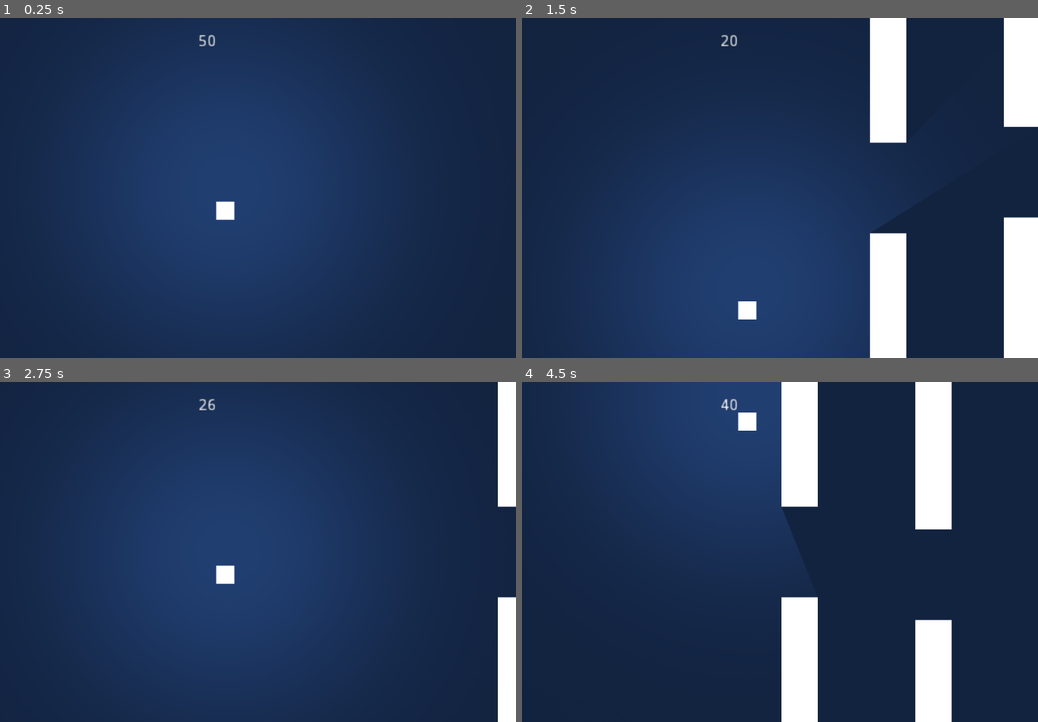
Above: before the commit, frames 1-4 (two rows, left to right).
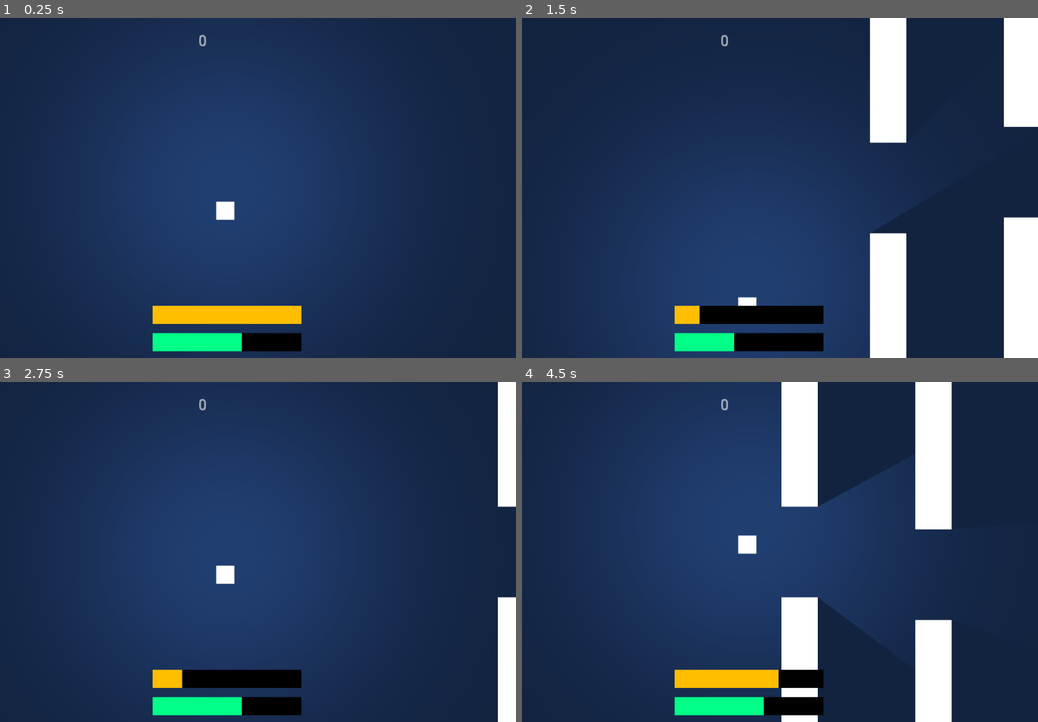
Above: after the commit, the same moments.

Repository: achgue/Flappy-Clone
Game: Godot game, scene res://World.tscn
Same seed, same stepped clock (60 frames per second), same inputs: the game is played once before the commit and once after it.
Inputs (mouse positions are in pixels of both pictures, inside the frame that each line leads up to):
- Up to frame 1 (0.25 s): no input
- Up to frame 2 (1.5 s): move the mouse to (872, 171) at 0.52 s; press the mouse at (872, 171) at 0.53 s; tap Space (FLAP) at 0.77, 0.8, 1.07, 1.35 s; move the mouse to (630, 205) at 1.27 s; release the mouse at (630, 205) at 1.28 s
- Up to frame 3 (2.75 s): tap Space (FLAP) at 1.52, 1.82, 2.3 s; click (108, 569) at 1.55 s; move the mouse to (283, 477) at 2.02 s; press the mouse at (283, 477) at 2.03 s
- Up to frame 4 (4.5 s): move the mouse to (718, 620) at 2.77 s; release the mouse at (718, 620) at 2.78 s; click (718, 620) at 2.85 s; tap Space (FLAP) at 3.02, 3.32, 3.6, 3.77, 4.07 s; move the mouse to (919, 603) at 3.52 s; move the mouse to (573, 501) at 4.27 s; click (573, 501) at 4.35 s

The runs differ from the first frame. In frame 1, 3.2% of the frame differs, in the area x 29-59%, y 4-99%; in frame 2, 3.3%; in frame 3, 3.2%; in frame 4, 15%, in the area x 27-72%, y 0-99%.

Commit message:
UI and Stats
UI and Stats adjustments

Diff:
--- a/Player/Player.gd
+++ b/Player/Player.gd
@@ -3,13 +3,16 @@
 
 const UP = Vector2(0,-1)
 const FLAP = 200
-const MAXFALLSPEED = 250
+const MAXFALLSPEED = 200
 const GRAVITY = 10
+
+var glideSpeed = 50
+var JUMPNUM = 3
 
 var Wall = preload("res://Walls/WallNode.tscn")
 
-var glideSpeed = 50
-var glideStamina = 50
+
+var glideStamina = 30
 var motion = Vector2()
 var score = 0
 
@@ -25,20 +28,28 @@
 		motion.y = MAXFALLSPEED
 
 	if Input.is_action_just_pressed("FLAP"):
-		motion.y = -FLAP
-		if glideStamina < 50:
+		if JUMPNUM > 0:
+			motion.y = -FLAP
+			JUMPNUM -= 1
+			$JumpSound.play()
+		if glideStamina < 30:
 			glideStamina += 5
-			if glideStamina > 50:
-				glideStamina = 50
-		print(position)
+			if glideStamina > 30:
+				glideStamina = 30
+
 
 	if Input.is_action_pressed("GLIDE"):
 		if glideStamina > 0:
 			motion.y = glideSpeed
+			JUMPNUM += 1
+			if JUMPNUM > 3:
+				JUMPNUM = 3
 			glideStamina -=1
 
 	motion = move_and_slide(motion, UP)
-	get_parent().get_parent().get_node("CanvasLayer/RichTextLabel").text = str(glideStamina)
+	get_parent().get_parent().get_node("CanvasLayer/RichTextLabel").text = str(score)
+	get_parent().get_parent().get_node("CanvasLayer/Stamina").value = glideStamina
+	get_parent().get_parent().get_node("CanvasLayer/Jumps").value = JUMPNUM
 
 
 func _on_Detect_area_entered(area):
@@ -57,9 +68,7 @@
 	get_parent().call_deferred("add_child", Wall_instance)
 
 func _on_Generator_body_entered(body):
-	print(body.position.x)
 	if body.name == "Walls":
-		print(body.position.x)
 		var newWallPosition = body.position.x - body.position.x + 400
 		Wall_reset(newWallPosition)
 
--- a/World.tscn
+++ b/World.tscn
@@ -7,6 +7,9 @@
 [ext_resource path="res://Player/light.png" type="Texture" id=5]
 [ext_resource path="res://World/Generation/Destroier.gd" type="Script" id=6]
 [ext_resource path="res://World/Generation/Generator.gd" type="Script" id=7]
+[ext_resource path="res://Immagine.png" type="Texture" id=8]
+[ext_resource path="res://asd.png" type="Texture" id=9]
+[ext_resource path="res://footstep_grass_001.ogg" type="AudioStream" id=10]
 
 [sub_resource type="RectangleShape2D" id=3]
 extents = Vector2( 12.5, 145 )
@@ -66,6 +69,10 @@
 texture = ExtResource( 5 )
 shadow_enabled = true
 
+[node name="JumpSound" type="AudioStreamPlayer2D" parent="PlayerNode/Player"]
+stream = ExtResource( 10 )
+pitch_scale = 1.38
+
 [node name="Camera2D" type="Camera2D" parent="."]
 current = true
 zoom = Vector2( 0.5, 0.5 )
@@ -85,6 +92,32 @@
 "_edit_use_anchors_": false
 }
 
+[node name="Stamina" type="TextureProgress" parent="CanvasLayer"]
+margin_left = -64.0
+margin_top = 104.0
+margin_right = 67.0
+margin_bottom = 144.0
+max_value = 30.0
+texture_under = ExtResource( 8 )
+texture_progress = ExtResource( 9 )
+tint_progress = Color( 1, 0.74902, 0, 1 )
+__meta__ = {
+"_edit_use_anchors_": false
+}
+
+[node name="Jumps" type="TextureProgress" parent="CanvasLayer"]
+margin_left = -64.0
+margin_top = 128.0
+margin_right = 67.0
+margin_bottom = 168.0
+max_value = 5.0
+texture_under = ExtResource( 8 )
+texture_progress = ExtResource( 9 )
+tint_progress = Color( 0, 1, 0.529412, 1 )
+__meta__ = {
+"_edit_use_anchors_": false
+}
+
 [node name="Background" type="Sprite" parent="."]
 modulate = Color( 0.0745098, 0.141176, 0.254902, 1 )
 scale = Vector2( 200, 200 )
Binary file added: Immagine.png
Not shown, added: Immagine.png.import
Not shown: 1 places in World.tscn that only renumber resources
Binary file added: asd.png
Not shown, added: asd.png.import
Not shown, added: footstep_grass_001.ogg.import
Not shown, added: footstep_grass_001.ogg
